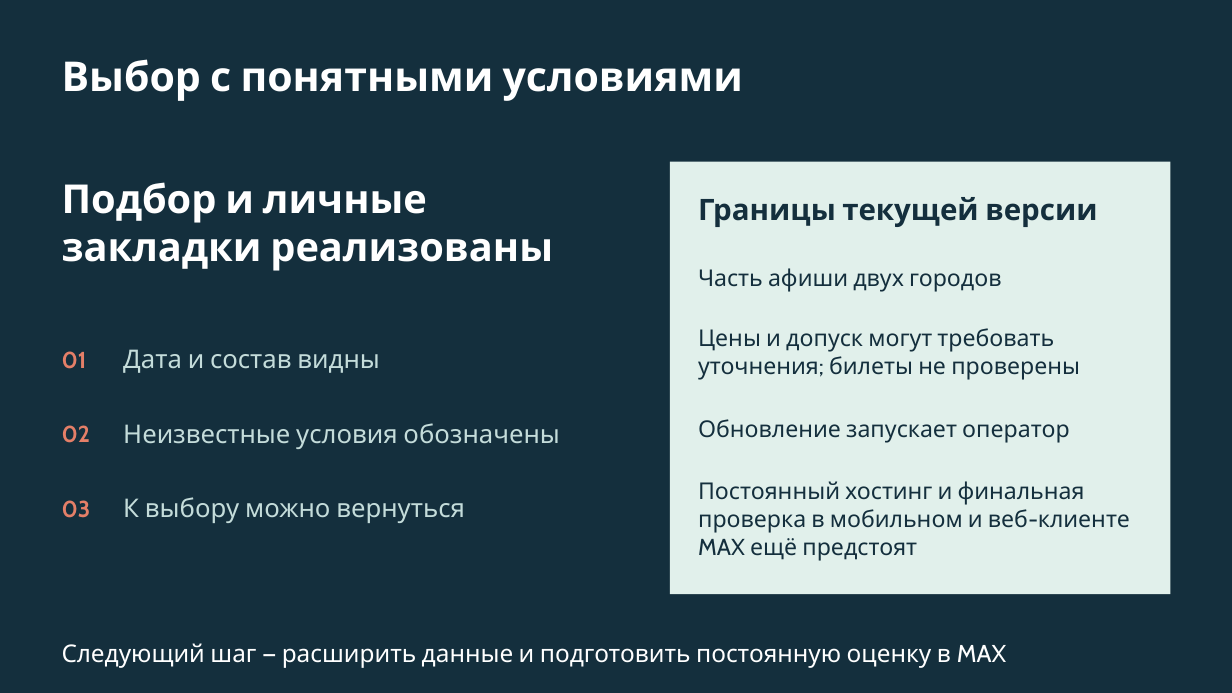
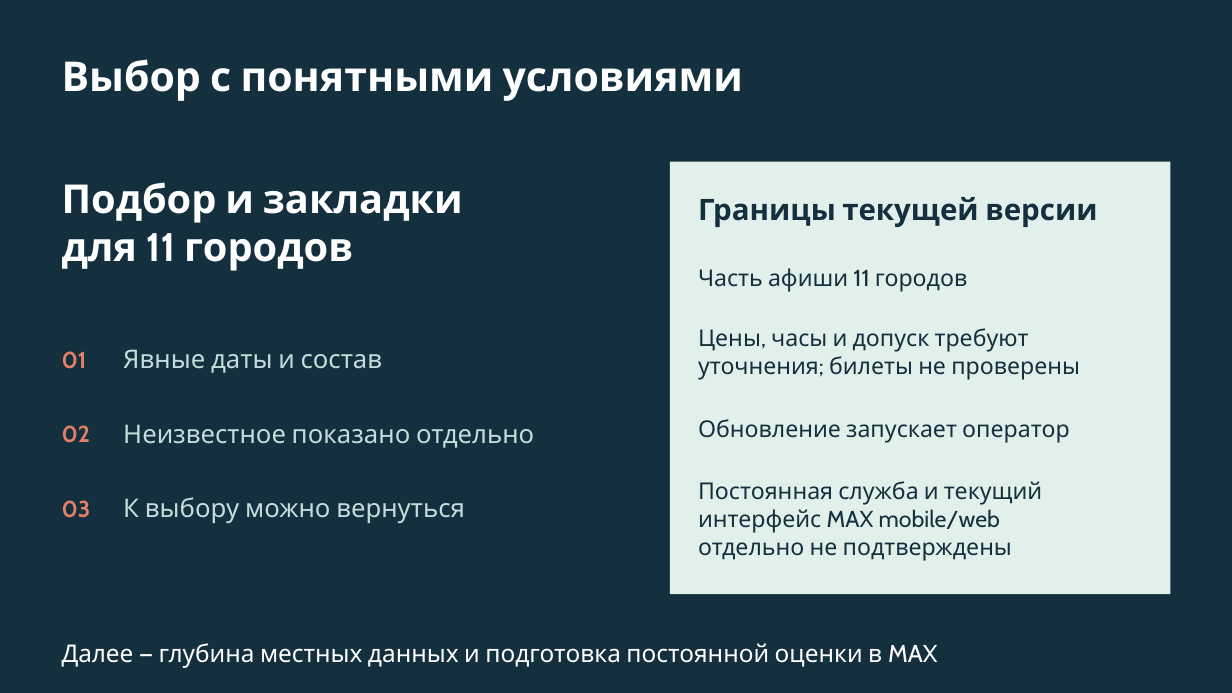
Before and after one commit to AiratBastanov/HackMaxBot2026, a slide deck: slide 12 of presentation/cultural-plan.pptx. Drawn at 1232x693 pixels with LibreOffice and Linux fonts; fonts in the diff are those of the drawing. Boxes give left, top, right and bottom in pixels: in the first picture for what was removed or moved away, otherwise in the second. Text is boxed around its words. In the diff, an @@ line names an element or a change of style, - is before the commit and + after.

Commit message:
docs: синхронизировать защиту с каталогом 11 городов

```diff
--- a/presentation/cultural-plan.pptx
+++ b/presentation/cultural-plan.pptx
@@ text at [62, 182, 463, 271]: text changed @@
-Подбор и личные
-закладки реализованы
+Подбор и закладки
+для 11 городов
@@ text at [698, 268, 968, 292]: text changed @@
-Часть афиши двух городов
+Часть афиши 11 городов
@@ text at [698, 328, 1080, 380]: text changed @@
-Цены и допуск могут требовать
-уточнения; билеты не проверены
+Цены, часы и допуск требуют
+уточнения; билеты не проверены
@@ text at [123, 349, 383, 373]: text changed @@
-Дата и состав видны
+Явные даты и состав
@@ text at [123, 424, 534, 448]: text changed @@
-Неизвестные условия обозначены
+Неизвестное показано отдельно
@@ text at [698, 481, 1042, 561]: text changed @@
-Постоянный хостинг и финальная
-проверка в мобильном и веб-клиенте
-MAX ещё предстоят
+Постоянная служба и текущий
+интерфейс MAX mobile/web
+отдельно не подтверждены
@@ text at [62, 643, 937, 668]: text changed @@
-Следующий шаг — расширить данные и подготовить постоянную оценку в MAX
+Далее — глубина местных данных и подготовка постоянной оценки в MAX
```
Also in this commit, not shown: 10 other slides changed, 33 other files.
